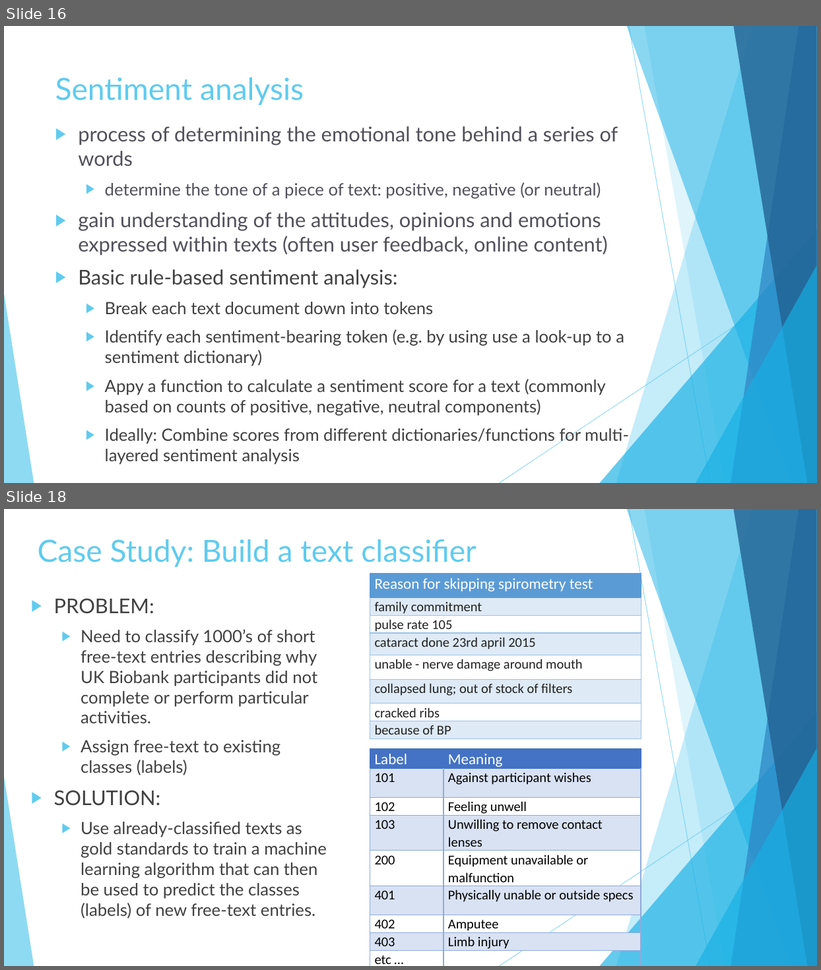
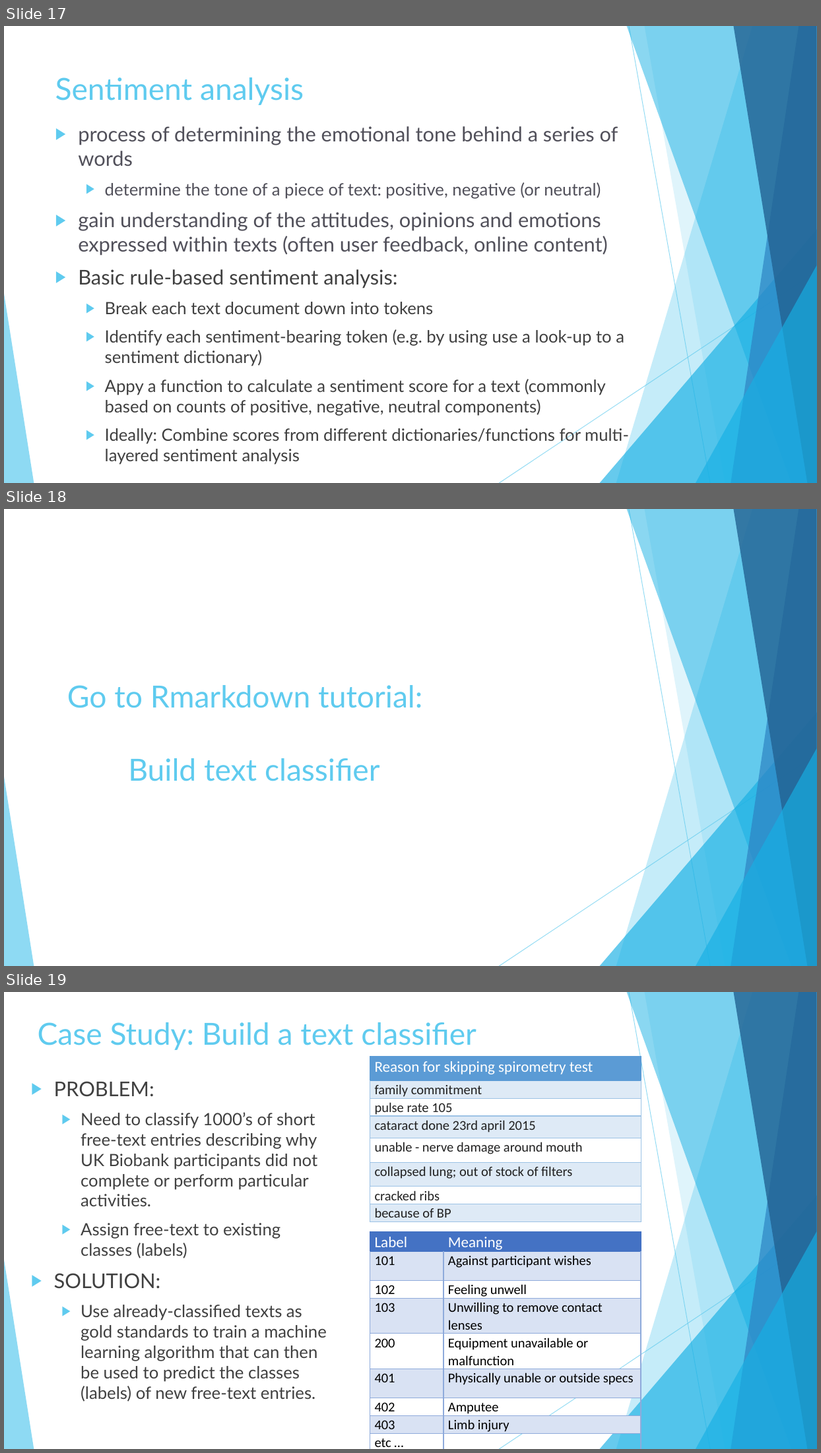
Before and after one commit to shellylac/TextMiningIntro_inR, a slide deck: Slides_Notes/TextTutorial_Slides.pptx. Shown one above the other, each under a label of ours: slides 16 and 18 before the commit, slides 17, 18 and 19 after it; the slides between them are not shown. The pictures are 821x970 and 821x1453 pixels, drawn with LibreOffice and Linux fonts; fonts in the diff are those of the drawing. Boxes give left, top, right and bottom in pixels: in the first picture for what was removed or moved away, otherwise in the second. Text is boxed around its words. In the diff, an @@ line names an element or a change of style, - is before the commit and + after.

```diff
--- a/Slides_Notes/TextTutorial_Slides.pptx
+++ b/Slides_Notes/TextTutorial_Slides.pptx
@@ slide 18 added at bbox=[4, 509, 817, 966], background #FFFFFF; not listed: 10 template elements that a slide beside it also shows @@
@@ text added at bbox=[67, 685, 422, 782], 36 pt, text #5FCBEF @@
+Go to Rmarkdown tutorial:
+Build text classifier
@@ what was slide 16 is now slide 17 @@
@@ what was slide 18 is now slide 19 @@
```
